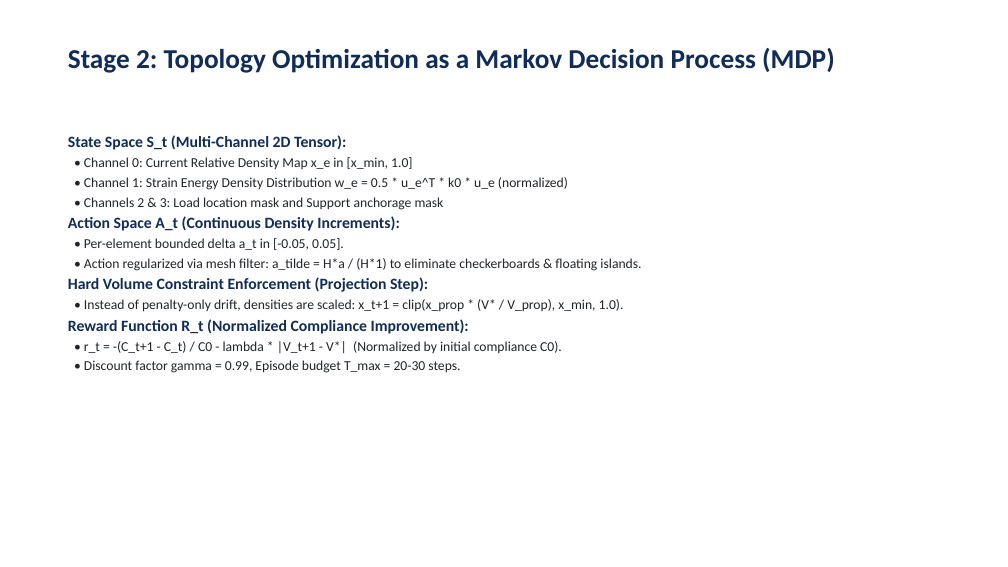
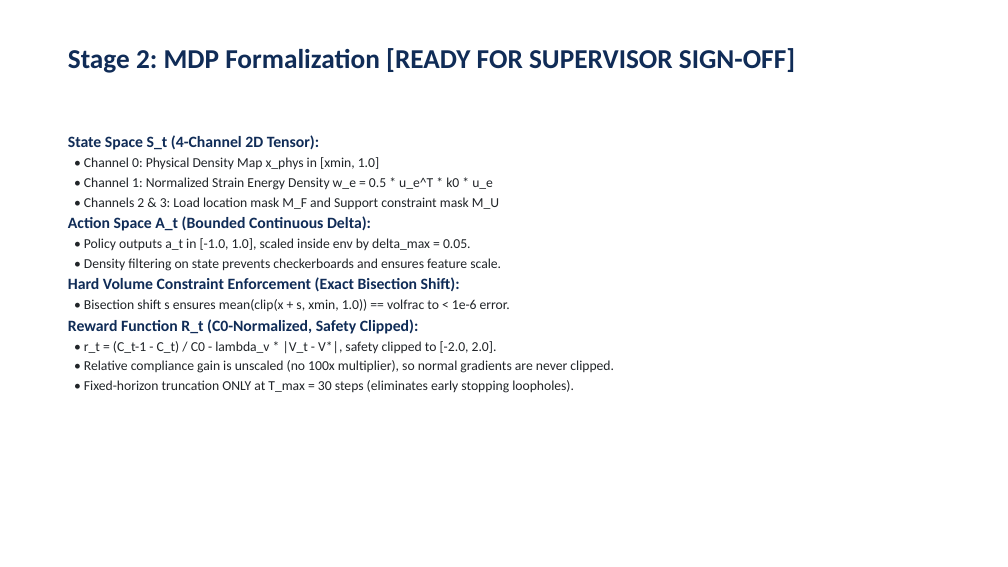
Before and after one commit to praveenantemass123/topology-optimization-rl, a slide deck: slide 4 of BTP_TopOpt_RL_Progress_Praveen.pptx. Drawn at 1008x567 pixels with LibreOffice and Linux fonts; fonts in the diff are those of the drawing. Boxes give left, top, right and bottom in pixels: in the first picture for what was removed or moved away, otherwise in the second. Text is boxed around its words. In the diff, an @@ line names an element or a change of style, - is before the commit and + after.

Commit message:
Audit complete: Gate 3 3-seed evaluation, reward consistency, automated CSV regeneration, and root cleanup

```diff
--- a/BTP_TopOpt_RL_Progress_Praveen.pptx
+++ b/BTP_TopOpt_RL_Progress_Praveen.pptx
@@ text at box(68, 48, 795, 73): text changed @@
-Stage 2: Topology Optimization as a Markov Decision Process (MDP)
+Stage 2: MDP Formalization [READY FOR SUPERVISOR SIGN-OFF]
@@ text at box(68, 135, 614, 393): text changed @@
-State Space S_t (Multi-Channel 2D Tensor):
-• Channel 0: Current Relative Density Map x_e in [x_min, 1.0]
-• Channel 1: Strain Energy Density Distribution w_e = 0.5 * u_e^T * k0 * u_e (normalized)
-• Channels 2 & 3: Load location mask and Support anchorage mask
-Action Space A_t (Continuous Density Increments):
-• Per-element bounded delta a_t in [-0.05, 0.05].
-• Action regularized via mesh filter: a_tilde = H*a / (H*1) to eliminate checkerboards & floating islands.
-Hard Volume Constraint Enforcement (Projection Step):
-• Instead of penalty-only drift, densities are scaled: x_t+1 = clip(x_prop * (V* / V_prop), x_min, 1.0).
-Reward Function R_t (Normalized Compliance Improvement):
-• r_t = -(C_t+1 - C_t) / C0 - lambda * |V_t+1 - V*| (Normalized by initial compliance C0).
-• Discount factor gamma = 0.99, Episode budget T_max = 20-30 steps.
+State Space S_t (4-Channel 2D Tensor):
+• Channel 0: Physical Density Map x_phys in [xmin, 1.0]
+• Channel 1: Normalized Strain Energy Density w_e = 0.5 * u_e^T * k0 * u_e
+• Channels 2 & 3: Load location mask M_F and Support constraint mask M_U
+Action Space A_t (Bounded Continuous Delta):
+• Policy outputs a_t in [-1.0, 1.0], scaled inside env by delta_max = 0.05.
+• Density filtering on state prevents checkerboards and ensures feature scale.
+Hard Volume Constraint Enforcement (Exact Bisection Shift):
+• Bisection shift s ensures mean(clip(x + s, xmin, 1.0)) == volfrac to < 1e-6 error.
+Reward Function R_t (C0-Normalized, Safety Clipped):
+• r_t = (C_t-1 - C_t) / C0 - lambda_v * |V_t - V*|, safety clipped to [-2.0, 2.0].
+• Relative compliance gain is unscaled (no 100x multiplier), so normal gradients are never clipped.
+• Fixed-horizon truncation ONLY at T_max = 30 steps (eliminates early stopping loopholes).
```
Also in this commit, not shown: 4 other slides changed, 1 slide added, 1 slide removed, 20 other files.
